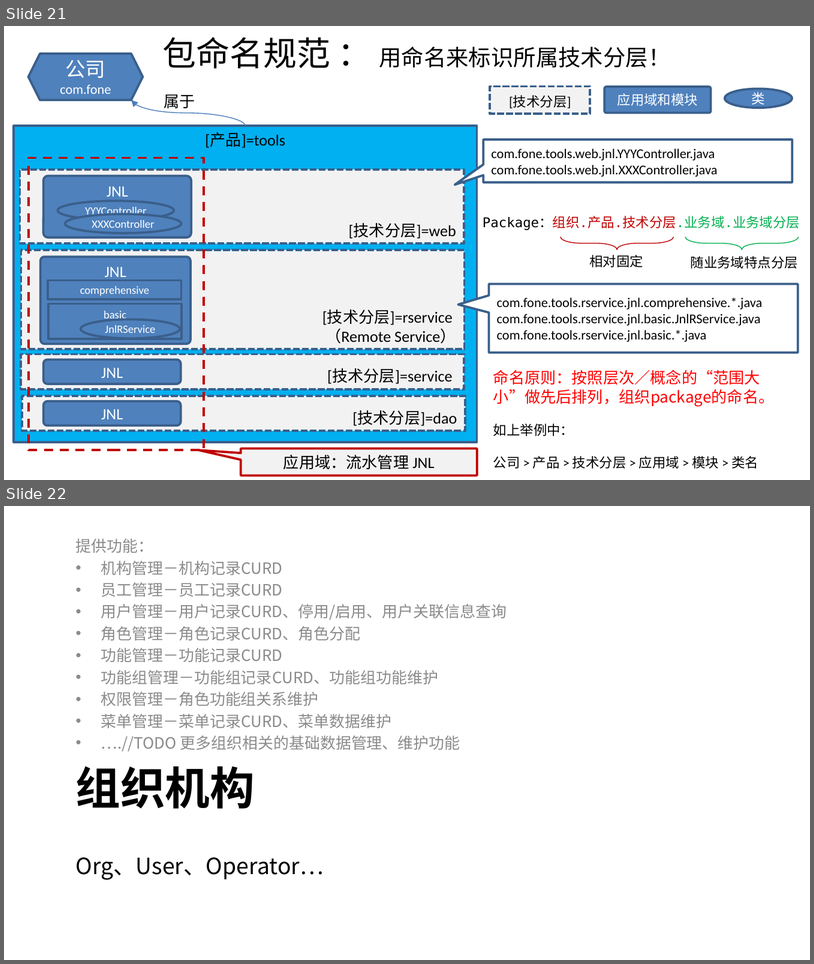
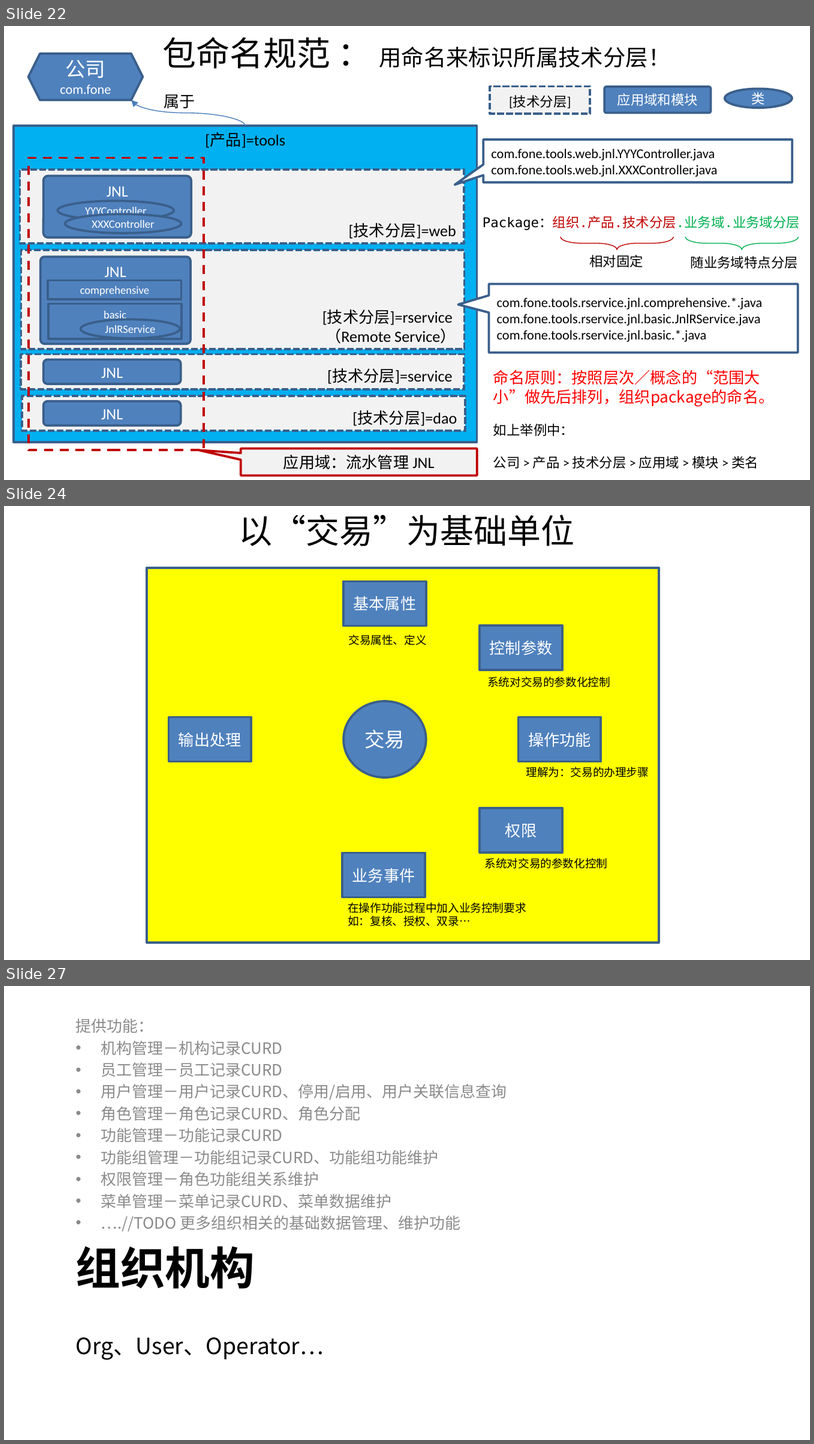
Before and after one commit to shiyunlai/tistools, a slide deck: readme/TIStools.pptx. Shown one above the other, each under a label of ours: slides 21 and 22 before the commit, slides 22, 24 and 27 after it; the slides between them are not shown. The pictures are 814x964 and 814x1444 pixels, drawn with LibreOffice and Linux fonts; fonts in the diff are those of the drawing. Boxes give left, top, right and bottom in pixels: in the first picture for what was removed or moved away, otherwise in the second. Text is boxed around its words. In the diff, an @@ line names an element or a change of style, - is before the commit and + after.

```diff
--- a/readme/TIStools.pptx
+++ b/readme/TIStools.pptx
@@ slide 24 added at [4,506,810,960], background #FFFFFF @@
@@ text added at [239,514,575,546], 30 pt, text #000000 @@
+以“交易”为基础单位
@@ rectangle added at [147,568,659,943], fill #FFFF00, outline #3A5F8C 2 pt @@
@@ rectangle added at [344,581,426,625], fill #4F81BD, outline #3A5F8C 2 pt, 14 pt, text #FFFFFF @@
+基本属性
@@ rectangle added at [480,625,562,670], fill #4F81BD, outline #3A5F8C 2 pt, 14 pt, text #FFFFFF @@
+控制参数
@@ text added at [349,634,427,645], 10 pt, text #000000 @@
+交易属性、定义
@@ text added at [488,676,611,687], 10 pt, text #000000 @@
+系统对交易的参数化控制
@@ ellipse added at [344,701,426,777], fill #4F81BD, outline #3A5F8C 2 pt, 18 pt, text #FFFFFF @@
+交易
@@ rectangle added at [168,717,251,762], fill #4F81BD, outline #3A5F8C 2 pt, 14 pt, text #FFFFFF @@
+输出处理
@@ rectangle added at [518,717,601,762], fill #4F81BD, outline #3A5F8C 2 pt, 14 pt, text #FFFFFF @@
+操作功能
@@ text added at [527,766,650,777], 10 pt, text #000000 @@
+理解为：交易的办理步骤
@@ rectangle added at [480,808,562,852], fill #4F81BD, outline #3A5F8C 2 pt, 14 pt, text #FFFFFF @@
+权限
@@ rectangle added at [342,853,425,897], fill #4F81BD, outline #3A5F8C 2 pt, 14 pt, text #FFFFFF @@
+业务事件
@@ text added at [485,858,608,868], 10 pt, text #000000 @@
+系统对交易的参数化控制
@@ text added at [348,902,527,926], 10 pt, text #000000 @@
+在操作功能过程中加入业务控制要求
+如：复核、授权、双录…
@@ what was slide 21 is now slide 22 @@
@@ what was slide 22 is now slide 27 @@
```
Also in this commit, not shown: 1 slide changed, 6 other slides added, 1 other file.
